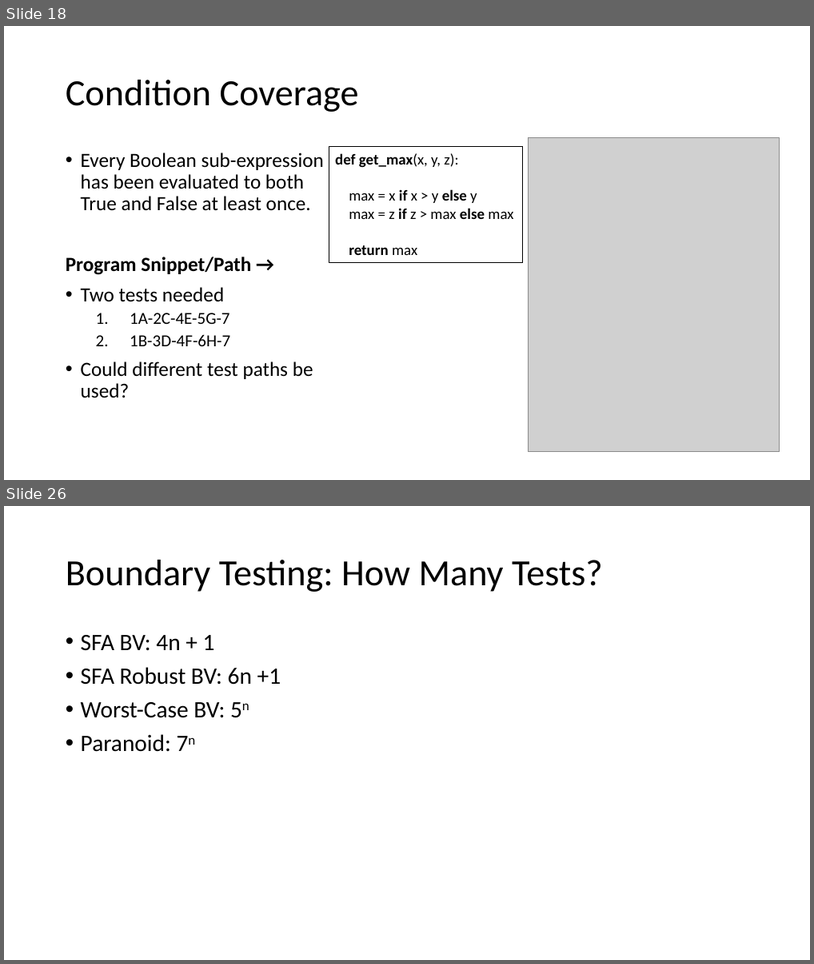
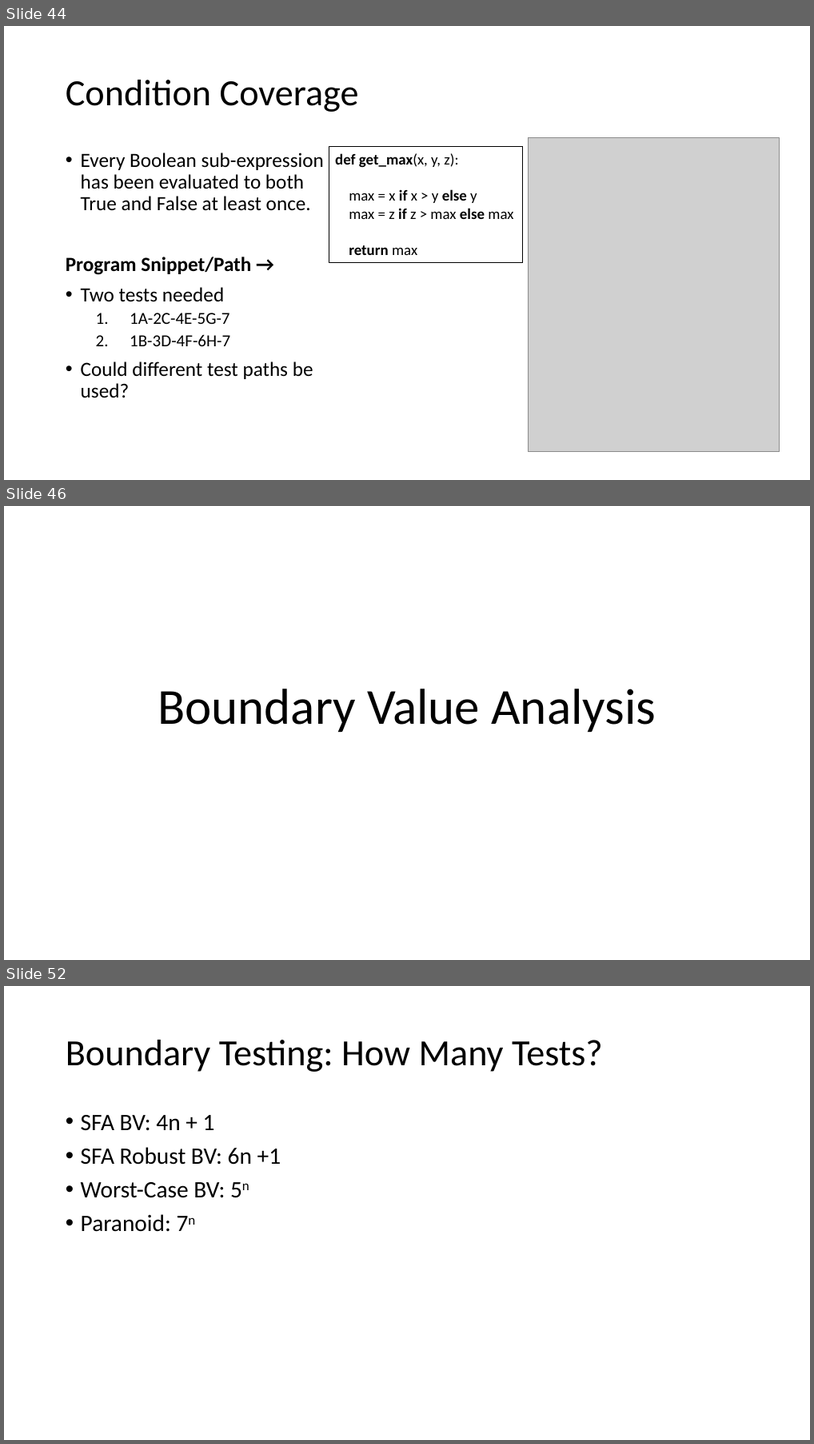
Before and after one commit to donaldsawyer/phdata-tdd-r, a slide deck: tdd_test_r.pptx. Shown one above the other, each under a label of ours: slides 18 and 26 before the commit, slides 44, 46 and 52 after it; the slides between them are not shown. The pictures are 814x964 and 814x1444 pixels, drawn with LibreOffice and Linux fonts; fonts in the diff are those of the drawing; grey boxes stand for pictures. Boxes give left, top, right and bottom in pixels: in the first picture for what was removed or moved away, otherwise in the second. Text is boxed around its words. In the diff, an @@ line names an element or a change of style, - is before the commit and + after.

```diff
--- a/tdd_test_r.pptx
+++ b/tdd_test_r.pptx
@@ slide 46 added at [4, 506, 810, 960], background #FFFFFF @@
@@ title added at [158, 688, 657, 732], 60 pt, text #000000 @@
+Boundary Value Analysis
@@ what was slide 18 is now slide 44 @@
@@ what was slide 26 is now slide 52 @@
```
Also in this commit, not shown: 21 other slides added.
